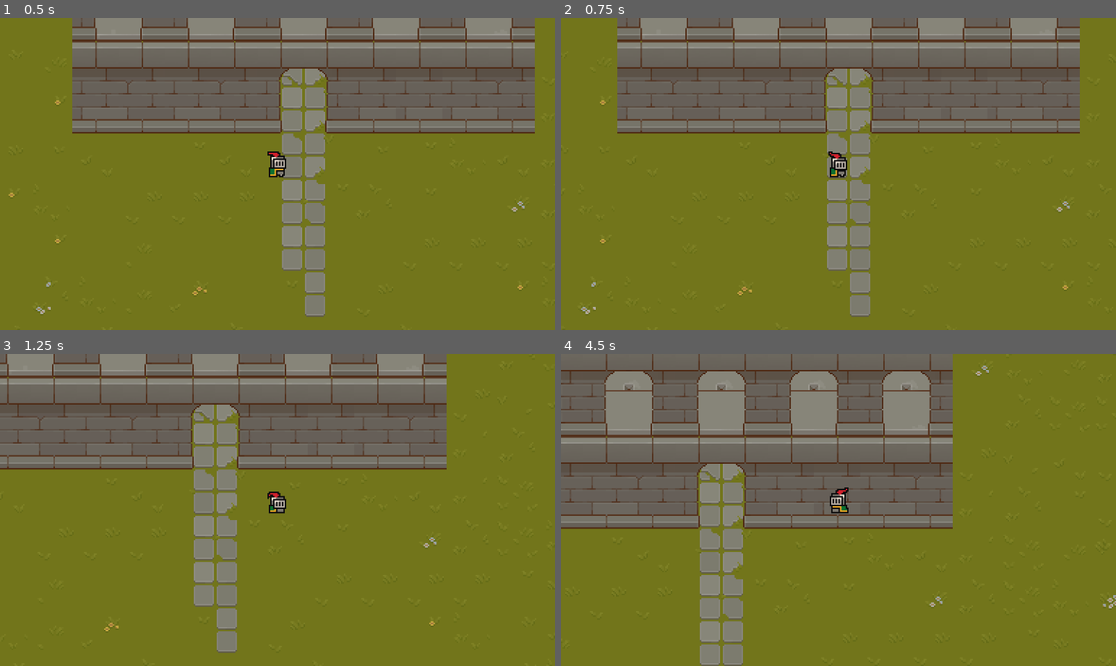
Above: before the commit, frames 1-4 (two rows, left to right).
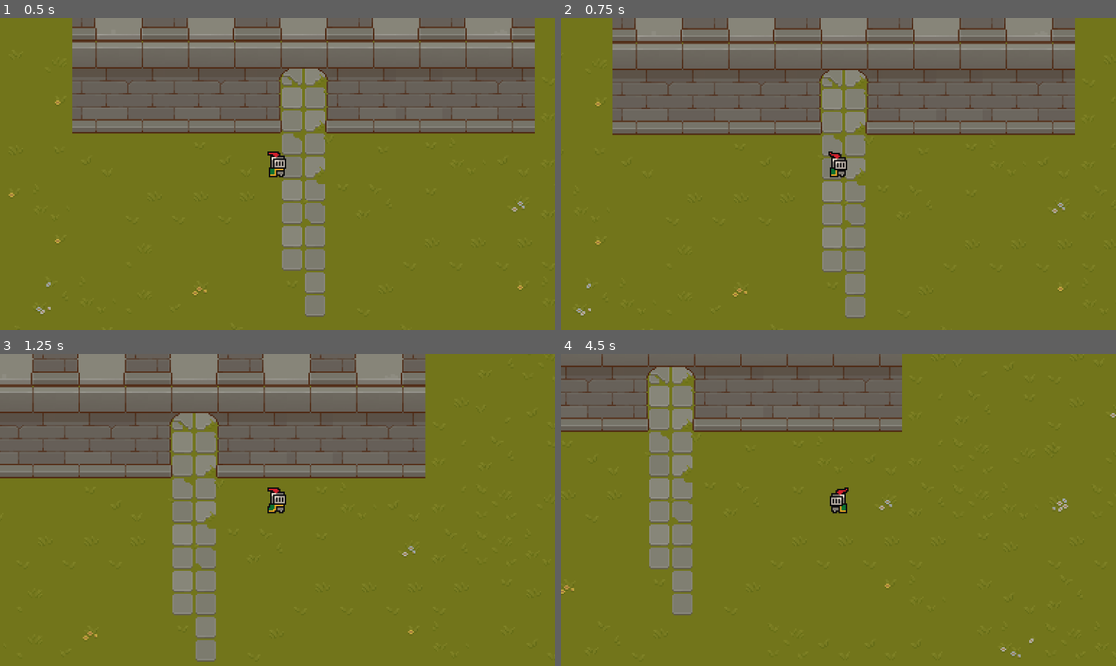
Above: after the commit, the same moments.

Repository: ABAPa/TopDown-project
Game: Godot game, scene res://Scenes/world.tscn
Same seed, same stepped clock (60 frames per second), same inputs: the game is played once before the commit and once after it.
Inputs (mouse positions are in pixels of both pictures, inside the frame that each line leads up to):
- Up to frame 1 (0.5 s): no input
- Up to frame 2 (0.75 s): move the mouse to (960, 158) at 0.52 s; hold D (Move Right) from 0.53 s (still down); tap F (Dodge Roll) at 0.6 s
- Up to frame 3 (1.25 s): keep holding D (Move Right); tap Space (Jump) at 0.77 s
- Up to frame 4 (4.5 s): move the mouse to (727, 525) at 1.27 s; release D (Move Right) at 1.28 s; hold S (Move Back) 1.28-2.03 s; tap F (Dodge Roll) every 0.75 s from 1.35 to 4.35 s; tap Space (Jump) at 1.52, 3.02, 3.77 s; move the mouse to (894, 441) at 2.02 s; hold D (Move Right) 2.03-2.78 s; move the mouse to (810, 572) at 2.77 s; hold W (Move Forward) 2.78-3.53 s; move the mouse to (1005, 556) at 3.52 s; hold A (Move Left) from 3.53 s (still down); move the mouse to (672, 463) at 4.27 s

Frame 1 is identical in both runs. In frame 2, 10% of the frame differs, in the area x 2-96%, y 0-97%; in frame 3, 19%; in frame 4, 36%, in the area x 0-100%, y 0-100%.

Commit message:
roll

Diff:
--- a/Player States/Player State Machine.gd
+++ b/Player States/Player State Machine.gd
@@ -24,7 +24,6 @@
 func _physics_process(delta):
 	if currentState:
 		currentState.PhysicsUpdate(delta)
-		print(currentState)
 
 func onChildTransition(state, newStateName):
 	if state != currentState:
--- a/Player States/PlayerDodgeRoll.gd
+++ b/Player States/PlayerDodgeRoll.gd
@@ -9,25 +9,32 @@
 var movementVector = Vector2()
 var dodgeRoll : bool
 var dodgeSpeed : float = 20
-var dodgeDeAccel : float = 40
-var maxDodgeSpeed : float = 100
+var dodgeDeAccel : float = 5
+var maxDodgeSpeed : float = 250
+var mouseDirectionVector : Vector2
+
+var rollTimeout = true
 
 func Enter():
 	dodgeRoll = input_handler.getPlayerRoll()
 
 func PhysicsUpdate(delta : float):
 	handleDodgeRoll(delta)
+	print(mouseDirectionVector)
 
 
 func handleDodgeRoll(delta : float):
-	if dodgeRoll:
+	if dodgeRoll&& rollTimeout:
+		rollTimeout = false
+		var viewportCenter = Vector2(get_viewport().size) / 2
+		mouseDirectionVector = get_viewport().get_mouse_position() - viewportCenter
 		movementVector = Vector2(input_handler.getPlayerMove(), input_handler.getPlayerMoveFB())
-		player.velocity = lerp(player.velocity, movementVector * maxDodgeSpeed, dodgeSpeed * delta)
+		player.velocity = lerp(player.velocity, mouseDirectionVector.normalized() * maxDodgeSpeed, dodgeSpeed * delta)
 		animatedSprite2D.play("roll")
-		await get_tree().create_timer(0.9).timeout
-		player.velocity = lerp(player.velocity, movementVector * 10, dodgeDeAccel * delta)
+		await get_tree().create_timer(0.5).timeout
+		rollTimeout = true
+		player.velocity = lerp(player.velocity, mouseDirectionVector.normalized() * 60, dodgeDeAccel * delta)
 		dodgeRoll = false
-		await get_tree().create_timer(0.1).timeout
 
 		if movementVector.length() > 0:
 			Transitioned.emit(self, "PlayerRun")
--- a/Scripts/Input_Handler.gd
+++ b/Scripts/Input_Handler.gd
@@ -1,5 +1,7 @@
 class_name InputHandler
 extends Node
+
+@onready var camera_2d = $"../Camera2D"
 
 
 func getPlayerMove() -> float:
@@ -13,3 +15,6 @@
 
 func getPlayerRoll() -> bool:
 	return Input.is_action_just_pressed("Dodge Roll")
+
+#func getGlobalMouse() -> Vector2:
+	#get_viewport().get_mouse_position()
Not shown, added: Scenes/pla859E.tmp
